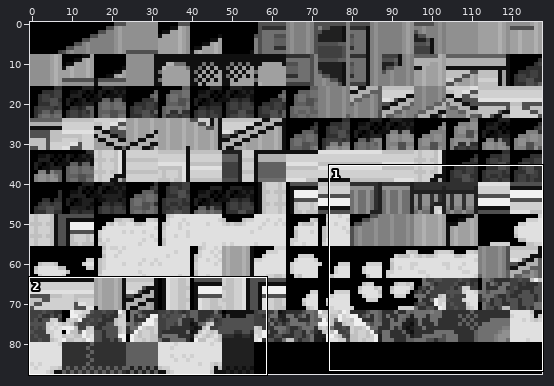
Two versions of one sprite sheet, data/tilesets/secondary/twin_leaf_town/tiles.png. Above, an overview of the earlier version with the close-up marked.
Close-up. Earlier state:
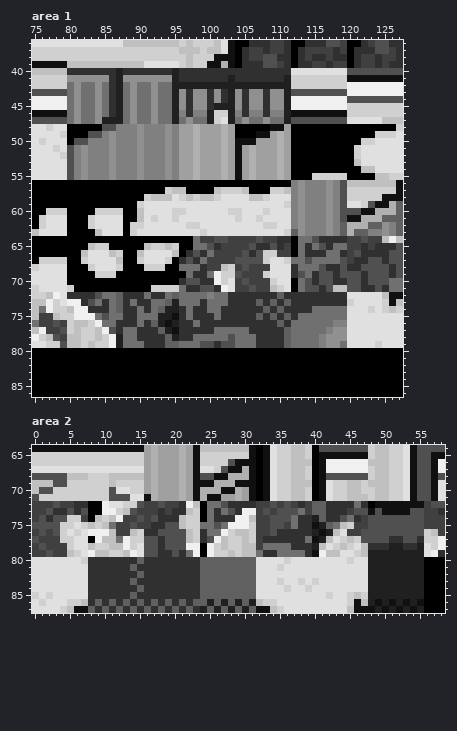
The file is 128x88 pixels. Shown: area 1: x 75..127, y 36..86; area 2: x 0..58, y 64..87. The commit also changed other parts of the picture, which this record leaves out.
The result:
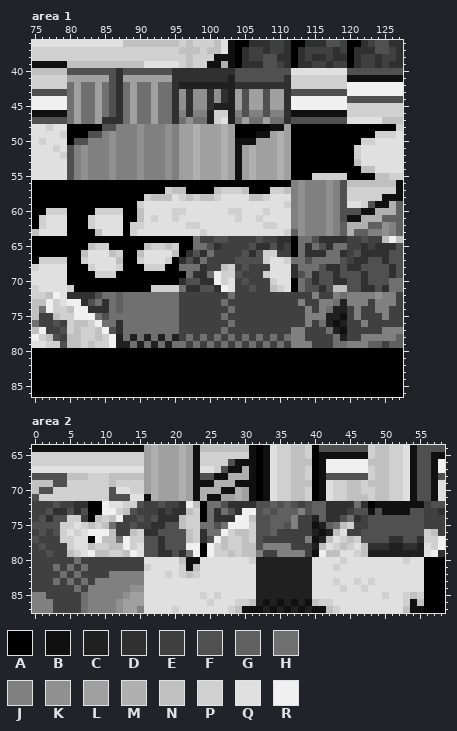
Palette (. is transparent): A #000000  B #101010  C #202020  D #303030  E #404040  F #505050  G #606060  H #707070  J #808080  K #909090  L #a0a0a0  M #b0b0b0  N #c0c0c0  P #d0d0d0  Q #e0e0e0  R #f0f0f0
What changed:
Area 1:
y 40: x 80..95 DDDDDDDCDDDDDDDC -> FFFFFFFDFFFFFFFD; x 104..111 DDDDDDDD -> FFFFFFFF
y 41: x 80..95 KKKKKKDCKKKKKKKC -> LLLLLLFDLLLLLLLD; x 104..111 DDDDDDDC -> FFFFFFFD
y 42: x 81 K -> L; x 84 K -> L; x 86..87 DC -> FD; x 89 K -> L; x 92 K -> L; x 95 C -> D; x 104..111 CCCCCCCC -> DDDDDDDD
y 43..45: x 81 K -> L; x 84 K -> L; x 86..87 DC -> FD; x 89 K -> L; x 92 K -> L; x 95 C -> D; x 104..111 KDKKDKKC -> LFLLFLLD
y 46: x 81 K -> L; x 84 K -> L; x 86..87 DC -> FD; x 89 K -> L; x 92 K -> L; x 95 C -> D; x 105 D -> F; x 108 D -> F; x 111 C -> D
y 47: x 81 K -> L; x 84..87 KCCC -> LDDD; x 89 K -> L; x 92 K -> L; x 95 C -> D; x 105 K -> L; x 108 K -> L; x 111 C -> D
y 72: x 88..90 DDD -> HHH; x 92..93 DD -> HH; x 95..127 GHHHHJHHDDDDDDDGDDDDDDDDDQQQQQNBB -> HEEEEEEEHEEEEEEEEEEEJEEJHJJJJKJJE
y 73: x 88 D -> H; x 90..91 DD -> HH; x 94..101 GCHHHDHH -> HHEEEEEE; x 103..127 DDDDGDGDGDDDDDDDDPQQQQPBN -> EEEEEEEEEEJEEJJHCJJJEJJJE
y 74: x 88..89 DD -> HH; x 91 D -> H; x 93..116 GCCDHDDHHDDDDDDGDGDDDDHH -> HHHEEEEEEEHEEEEEEEEEEJEJ; x 118..127 HHQQQPQPNP -> CCEJEEJJEE
y 75: x 88..89 DD -> HH; x 93..127 CCBDHDDDHDDDDDGDGDGDHHHHHHHQQQQQQQQ -> HHHEEEEEEHEEEEEEEEEEEJJJCCBEJEEEJEE
y 76: x 88..89 DD -> HH; x 91..115 DGCBCDDHDDDDDDDDDDDGDHHHH -> HHHHHEEEEEEEHEEEEEEEEEEJE; x 117..127 HJJQQQQQQQQ -> CBCEEJEEEEE
y 77: x 90..101 DDDGCBDDDDDH -> HHHHHHEEEEEE; x 103..127 HHHDDDDDGHHHHHJKKQQQQQQQQ -> EEEEEEEEEJJEEEHCBEEEEEJJJ
y 78: x 89..94 HDDDDG -> CHCHCH; x 96..98 DDH -> EHE; x 100 H -> E; x 102..104 HFH -> EHE; x 106..127 HDDDDGHHHHJKKKQQQQQQQQ -> EHEHEHJJEEEEHCEEJJJJJG
y 79: x 88 H -> C; x 90..95 HDDDGG -> CHCHCH; x 97 H -> E; x 99..103 FFDFF -> EHEHE; x 105 H -> E; x 107..118 DDDDGHHHHJKK -> EHEHEJJJEEEH; x 120..127 QQQQPQQQ -> JJJGGEGG
Area 2:
y 72: x 32..39 EEFEFEDE -> FFGFGFEF
y 73: x 32..39 EFEFFFHE -> FGFGGGJF
y 74: x 32..39 EEFFFHDD -> FFGGGJEE
y 75: x 32..39 EEFFEHDD -> FFGGFJEE
y 76: x 32..39 EEFDDDDD -> FFGEEEEE
y 77: x 32..39 EDDDDDDH -> FEEEEEEJ
y 78: x 32..39 EHHHHDDD -> FJJJJEEE
y 79: x 32..39 HDDHHHHD -> JEEJJJJE
y 80: x 0..39 QQQQQQQPDDDDDDDGDDDDDDDDGGGGGGGGQQQQPQQQ -> EEEEEEHEEEEEEEEEQQQQQNBBQQQQQQQPCCCCCCCC; x 44..45 QP -> PQ; x 48..55 CCCCCCCC -> QQQQQPQQ
y 81: x 0..39 QQQQQQQQDDDDDDGDDDDDDDDDGGGGGGGGQQQPQQQQ -> EEEHEHEHEEEEEEEEPQQQQPBNQQQQQQQQCCCCCCCC; x 43 Q -> P; x 48..55 CCCCCCCC -> QQQQQQQQ
y 82: x 0..39 QQQQQQQQDDDDDDDGDDDDDDDDGGGGGGGGQQQQQQQQ -> EEEEHEHEEEEJJJJJQQQPQPNPQQQQQQQQCCCCCCCC; x 48..55 CCCCCCCC -> QQQQQQQQ
y 83: x 0..40 QQQQQQQQDDDDDDGDDDDDDDDDGGGGGGGGQQQPQQPQP -> EEEHEHEHEJJJJJJJQQQQQQQQQQQQQQQQCCCCCCCCQ; x 43 Q -> P; x 46 Q -> P; x 48..55 CCCCCCCC -> PQQQQQQQ
y 84: x 0..39 QQQQQQQQDDDDDDDGDDDDDDDDGGGGGGGGQQQQPQQP -> EEEEEEHEJJJJJJKKQQQQQQQQQQQQQQQQCCCCCCCC; x 44 Q -> P; x 47..55 QCCCCCCCC -> PQQQQQQQQ
y 85: x 0..39 PQPQQQQQDDDDDDGDDDDDDDDDGGGGGGGGQQQQQQQQ -> JJEEEEEHJJJJJKLLQQQQQQQQPQPQQQQQCCCCCCCC; x 42 P -> Q; x 45..55 PNPCCCCCCCC -> QQQQQPQQPNP
y 86: x 0..42 QPQQQPPNDGDGDGDGDGDGDGDGGCGCGCGCNPPQQQQQQQQ -> JJJEEEEHJJJJKLLLQQQQQQQQQPQQQPPNCBCBCBCBNPP; x 45..55 PBNCBCBCBCB -> QQQQQQQQPBN
y 87: x 0..31 QQQQPNBBGDGDGDGDGDGDGDGDCGCGCGCG -> JJJEEEEHJJJJKLLJQQQQPQQQQQQQPNBB; x 33..43 BNPQQQQQQQQ -> CBCBCBCBBNP; x 45..53 NBBBCBCBC -> QQQQQQQQN; x 55 C -> B
Changed places in both close-ups, as pixel boxes (x1, y1, x2, y2):
changed: (67, 68, 179, 124)
changed: (235, 68, 291, 124)
changed: (123, 292, 403, 348)
changed: (32, 501, 424, 613)
